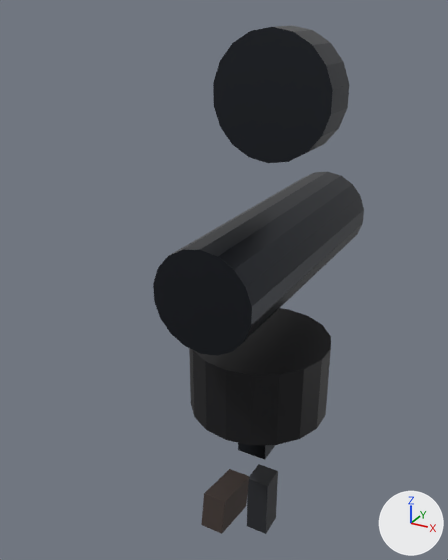
What one commit did to the glTF model assets/weapons/cannon.glb.
One viewpoint serves both versions: a 50 mm camera at (0.654, -1.4, 1.061) aimed at (-0.117, 0.001, 0.36). Lighting does not change. The marker at lower right points along +X, +Y and +Z. The older version comes first. Vertices at exactly the same position are counted once.

Before the edit, the objects in view are built like this:
```python
me_cylinder_020 = bpy.data.meshes.new('Cylinder.020')
me_cylinder_020.from_pydata(...)  # 132 vertices, 240 faces; spans x -0.2..0.2, y -0.32..0.48, z -0.52..1.02
# faces by material slot: [148, 68, 12, 12]
me_cylinder_020.materials.append(mat_gunmetal)  # dark grey #3c3f45
me_cylinder_020.materials.append(mat_accent)  # black #161619
me_cylinder_020.materials.append(mat_grip)  # brown #3f3530
me_cylinder_020.materials.append(mat_polymer)  # black #24272c
ob_cannon = bpy.data.objects.new('cannon', me_cylinder_020)
ob_cannon.location = (0.0, 0.0, 0.0)
```
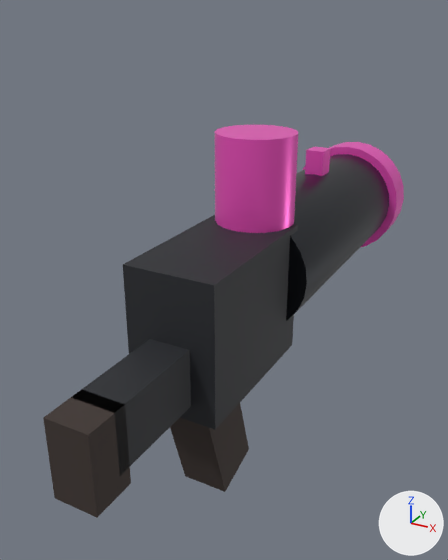
The change in detail:
Material 'cannon_acc' (mat_cannon_acc) is new.
Its base color is (1.0, 0.1, 0.6) (pink #ff59cb).
Its metallic is 0.4.
Its roughness is 0.35.
me_cylinder_020 is used by ob_cannon; location (0.0, 0.0, 0.0).
me_cylinder_020 had 132 vertices, 240 faces and spanned x -0.2..0.2, y -0.32..0.48, z -0.52..1.02.
me_cylinder_020 now has 228 vertices, 416 faces and spans x -0.19..0.19, y -0.77..0.79, z -0.07..0.79.
me_cylinder_020 part 1: a new loose piece, a 24-sided cylinder along y spanning x -0.16..0.16, y -0.08..0.72, z 0.28..0.6, in mat_gunmetal (dark grey #3c3f45).
me_cylinder_020 part 2: a new loose piece, a 24-sided cylinder along y spanning x -0.19..0.19, y 0.67..0.77, z 0.25..0.63, in mat_cannon_acc (pink #ff59cb).
me_cylinder_020 part 3: a new loose piece, an 18-sided cylinder along z spanning x -0.1..0.1, y -0.15..0.05, z 0.57..0.79, in mat_cannon_acc (pink #ff59cb).
me_cylinder_020 part 4: a new loose piece, a box spanning x -0.027..0.027, y 0.35..0.41, z 0.59..0.67, in mat_cannon_acc (pink #ff59cb).
me_cylinder_020 part 5: a new loose piece, a box spanning x -0.11..0.11, y -0.45..-0.03, z 0.23..0.57, in mat_polymer (black #24272c).
me_cylinder_020 part 6: a new loose piece, a box spanning x -0.05..0.05, y -0.7..-0.4, z 0.27..0.41, in mat_polymer (black #24272c).
me_cylinder_020 part 7: the loose piece of 8 vertices spanning x -0.04..0.04, y 0.01..0.09, z -0.52..-0.32 is turned 17.2 degrees about the x axis through its middle and scaled by 1.79, then moved by (0.0, -0.35, 0.54), in mat_grip (brown #3f3530).
me_cylinder_020 part 8: a new loose piece, a box spanning x -0.05..0.05, y -0.77..-0.67, z 0.23..0.41, in mat_grip (brown #3f3530).
me_cylinder_020 part 9: the loose piece of 36 vertices spanning x -0.13..0.13, y -0.32..0.48, z 0.32..0.58 is deleted.
me_cylinder_020 part 10: the loose piece of 36 vertices spanning x -0.16..0.16, y 0.02..0.14, z 0.7..1.02 is deleted.
me_cylinder_020 part 11: the loose piece of 36 vertices spanning x -0.2..0.2, y -0.2..0.2, z -0.01..0.21 is deleted.
me_cylinder_020 part 12: the loose piece of 8 vertices spanning x -0.05..0.05, y -0.04..0.08, z -0.17..0.08 is deleted.
me_cylinder_020 part 13: the loose piece of 8 vertices spanning x -0.03..0.03, y -0.28..-0.12, z -0.28..-0.16 is deleted.
Other edits to the shape of me_cylinder_020 do not show in these pictures.
me_cylinder_020 no longer uses material mat_accent (black #161619).
me_cylinder_020 gains material mat_cannon_acc (pink #ff59cb).

Where the change shows, as pixel boxes [x1, y1, x2, y2] in the pictures (448 x 560 px; the box of a moved part takes in the faces that stretch with it):
'cannon', reshaped (71% wider, 23% shorter): before [153, 26, 364, 534]; after [43, 125, 404, 518]
part 1 of me_cylinder_020, added: after [286, 154, 389, 321]
part 2 of me_cylinder_020, added (pink): after [303, 142, 404, 247]
part 3 of me_cylinder_020, added (pink): after [215, 125, 298, 233]
part 4 of me_cylinder_020, added (pink): after [305, 147, 331, 176]
part 5 of me_cylinder_020, added (black): after [123, 215, 298, 430]
part 6 of me_cylinder_020, added (black): after [71, 339, 191, 476]
part 7 of me_cylinder_020, moved or reshaped: before [247, 464, 278, 534]; after [170, 403, 249, 492]
part 8 of me_cylinder_020, added: after [43, 390, 131, 518]
part 9 of me_cylinder_020, deleted: before [153, 172, 364, 356]
part 10 of me_cylinder_020, deleted: before [213, 26, 349, 163]
part 11 of me_cylinder_020, deleted (black): before [189, 308, 331, 445]
part 12 of me_cylinder_020, deleted: before [238, 443, 275, 460]
part 13 of me_cylinder_020, deleted: before [201, 469, 249, 534]
